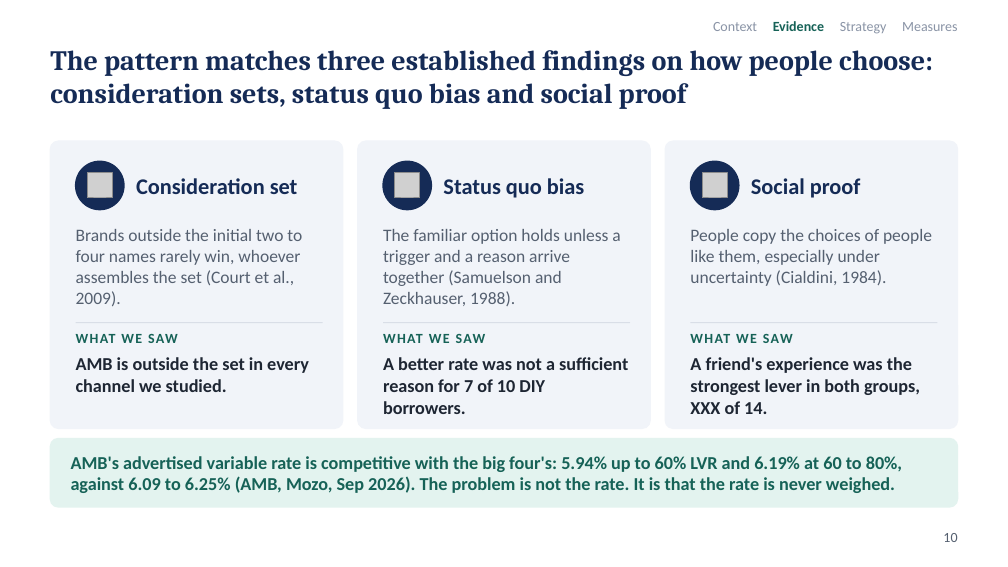
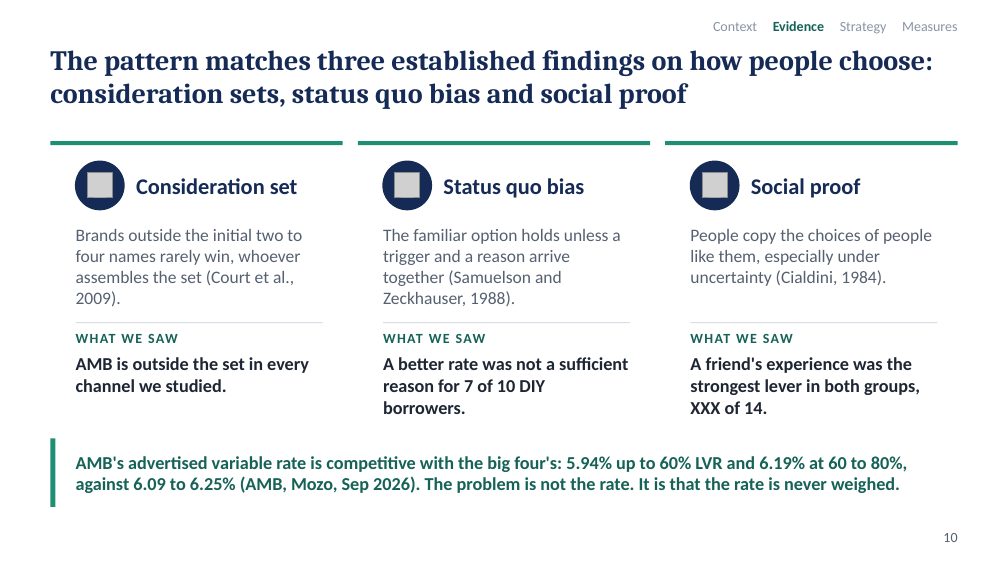
Before and after one commit to Dhurtado10/MKT_Group_Presentation, a slide deck: slide 10 of AMB_Draft_4_remaster_wip.pptx. Drawn at 1008x567 pixels with LibreOffice and Linux fonts; fonts in the diff are those of the drawing; grey boxes stand for pictures. Boxes give left, top, right and bottom in pixels: in the first picture for what was removed or moved away, otherwise in the second. Text is boxed around its words. In the diff, an @@ line names an element or a change of style, - is before the commit and + after.

```diff
--- a/AMB_Draft_4_remaster_wip.pptx
+++ b/AMB_Draft_4_remaster_wip.pptx
@@ rounded rectangle removed at [50,141,343,428] @@
@@ rectangle added at [50,141,343,145], fill #1F8F74 @@
@@ rounded rectangle removed at [358,141,650,428] @@
@@ rectangle added at [358,141,650,145], fill #1F8F74 @@
@@ rounded rectangle removed at [665,141,958,428] @@
@@ rectangle added at [665,141,958,145], fill #1F8F74 @@
@@ rounded rectangle removed at [50,438,958,507] @@
@@ rectangle added at [50,438,55,507], fill #1F8F74 @@
@@ text "AMB's advertised variable rate is ...": place and size @@
-text "AMB's advertised variable rate is ..." at [71,456,902,493]
+text "AMB's advertised variable rate is ..." at [76,456,907,493]
```
Also in this commit, not shown: 9 other slides changed, 17 other files.
